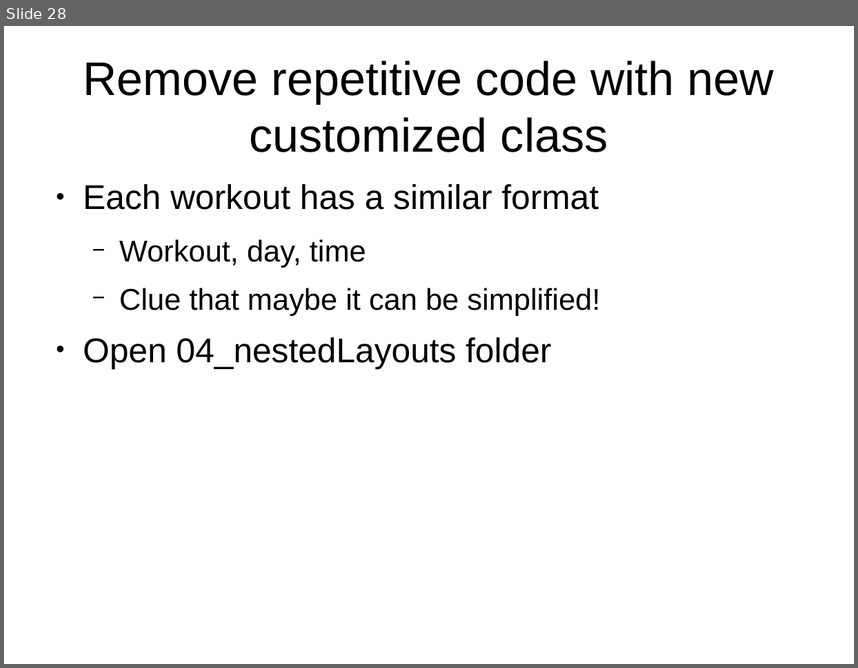
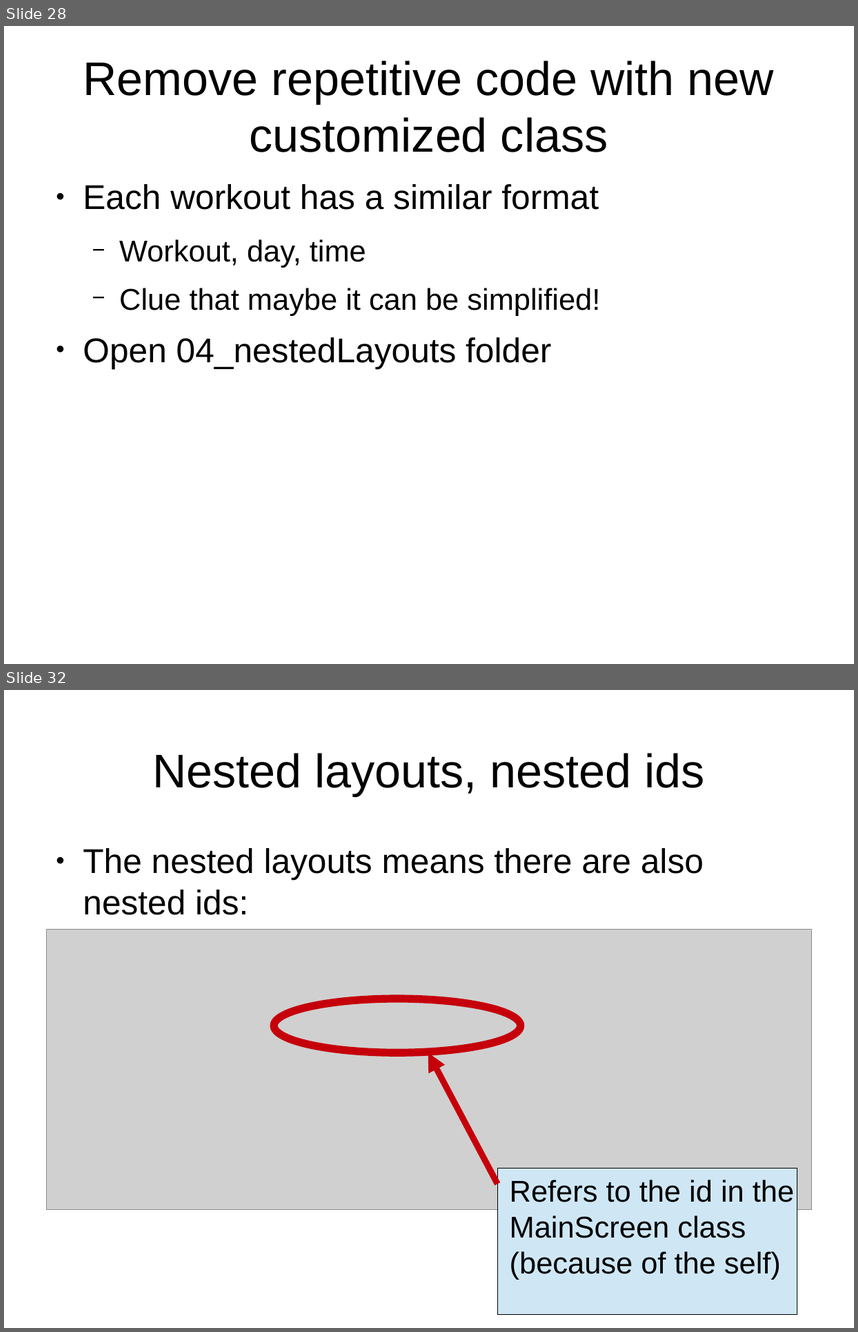
Before and after one commit to adasilva/intro_kivy, a slide deck: intro_kivy.odp. Shown one above the other, each under a label of ours: slide 28 before the commit, slides 28 and 32 after it; the slides between them are not shown. The pictures are 858x668 and 858x1332 pixels, drawn with LibreOffice and Linux fonts; fonts in the diff are those of the drawing; grey boxes stand for pictures. Boxes give left, top, right and bottom in pixels: in the first picture for what was removed or moved away, otherwise in the second. Text is boxed around its words. In the diff, an @@ line names an element or a change of style, - is before the commit and + after.

Commit message:
added 04_nestedLayouts and associated slides

```diff
--- a/intro_kivy.odp
+++ b/intro_kivy.odp
@@ slide 32 added at (4, 690, 854, 1328), background #FFFFFF @@
@@ title added at (152, 753, 704, 796), 44 pt, text #000000 @@
+Nested layouts, nested ids
@@ text added at (83, 848, 704, 915), 32 pt, text #000000 @@
+● The nested layouts means there are also nested ids:
@@ picture added at (46, 929, 812, 1209) @@
@@ ellipse added at (274, 998, 521, 1052), outline #C5000B 7.2 pt @@
@@ arrow added from (497, 1183) to (428, 1052), #C5000B 5.75 pt @@
@@ rectangle added at (497, 1168, 797, 1315), fill #CFE7F5, outline #000000 0 pt @@
@@ text added at (510, 1179, 794, 1279), 28 pt, text #000000 @@
+Refers to the id in the MainScreen class (because of the self)
```
Also in this commit, not shown: 5 other slides added, 2 other files.
